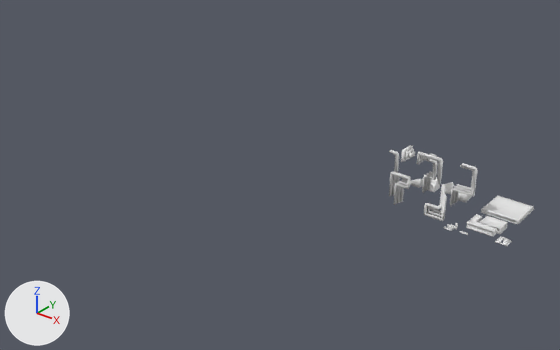
A saved change to the OBJ model FYP/Assets/Models/Props/PropsPack1_CrystalFormations.obj.
Before and after are seen from a 50 mm camera at (12350.0, -8588.0, 6202.0) aimed at (1223.0, 5321.0, -2421.0). The axes (+X, +Y, +Z) are drawn at lower left. The lights are the same throughout. Where no turn or scale is listed for an object, it has been applied to the vertices.

Names of what the first picture shows: 'CrystalShapeA020', 'CrystalShapeAB001', 'CrystalShapeB037', 'CrystalShapeF062', 'CrystalShapeG062', 'CrystalShapeH062', 'CrystalShapeI062', 'CrystalShapeJ037', 'CrystalShapeK001', 'CrystalShapeL046', 'CrystalShapeM037', 'CrystalShapeN037', 'CrystalShapeP036', 'FormationShapeH023'.
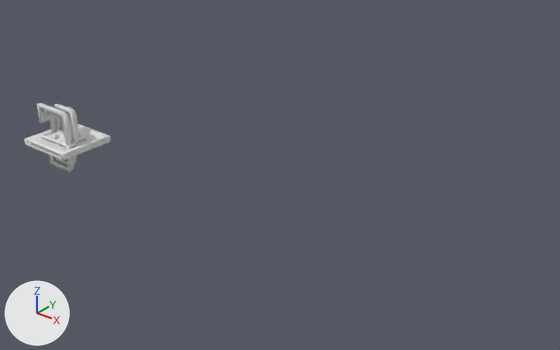
Changed parts and their boxes [x1, y1, x2, y2] in the pictures (560 x 350 px):
'CrystalShapeAB001', mesh moved
    before: [481, 195, 534, 225]
    after: [24, 124, 111, 160]
'CrystalShapeL046', mesh moved
    before: [417, 152, 443, 193]
    after: [37, 103, 77, 164]
'CrystalShapeM037', mesh moved
    before: [389, 172, 411, 205]
    after: [50, 113, 77, 160]
'FormationShapeH023', mesh moved
    before: [450, 163, 478, 206]
    after: [54, 104, 79, 172]
'CrystalShapeN037', mesh moved
    before: [424, 184, 447, 221]
    after: [49, 134, 76, 172]
'CrystalShapeB037', mesh moved
    before: [466, 214, 497, 237]
    after: [41, 132, 76, 149]
'CrystalShapeA020', mesh moved
    before: [480, 216, 508, 234]
    after: [47, 133, 88, 143]
'CrystalShapeK001', mesh moved
    before: [401, 145, 415, 162]
    after: [52, 132, 60, 140]
'CrystalShapeF062', mesh moved
    before: [458, 186, 472, 203]
    after: [59, 131, 82, 141]
'CrystalShapeG062', mesh moved (not visible afterwards)
    before: [427, 177, 440, 192]
'CrystalShapeJ037', mesh moved (not visible afterwards)
    before: [389, 150, 399, 173]
'CrystalShapeI062', mesh moved (not visible afterwards)
    before: [410, 179, 423, 188]
'CrystalShapeP036', mesh moved (not visible afterwards)
    before: [495, 237, 512, 246]
'CrystalShapeH062', mesh moved (not visible afterwards)
    before: [445, 182, 454, 194]

What changed in the scene script:
```text
Change me_crystalshapea020:
    where me_crystalshapea020.from_pydata(...)  # 56 vertices, 54 faces; spans x 4277.0..4944.0, y 11140.0..11619.0, z -5464.0..-5252.0
    me_crystalshapea020 part 1: the whole mesh is moved by (-4610.0, -11379.0, 5358.0)
Change me_crystalshapeab001:
    where me_crystalshapeab001.from_pydata(...)  # 56 vertices, 54 faces; spans x 3905.0..5123.0, y 12017.0..13199.0, z -5454.0..-5322.0
    me_crystalshapeab001 part 2: the whole mesh is moved by (-4514.0, -12608.0, 5388.0)
Change me_crystalshapeb037:
    where me_crystalshapeb037.from_pydata(...)  # 138 vertices, 142 faces; spans x 3973.0..4852.0, y 10869.0..11511.0, z -5464.0..-5252.0
    me_crystalshapeb037 part 3: the whole mesh is moved by (-4413.0, -11190.0, 5358.0)
Change me_crystalshapef062:
    where me_crystalshapef062.from_pydata(...)  # 44 vertices, 46 faces; spans x 2866.0..3287.0, y 12306.0..12773.0, z -5452.0..-5080.0
    me_crystalshapef062 part 4: the whole mesh is moved by (-3076.0, -12539.0, 5266.0)
Change me_crystalshapeg062:
    where me_crystalshapeg062.from_pydata(...)  # 48 vertices, 50 faces; spans x 1766.0..2178.0, y 12161.0..12599.0, z -5372.0..-4965.0
    me_crystalshapeg062 part 5: the whole mesh is moved by (-1972.0, -12380.0, 5169.0)
Change me_crystalshapeh062:
    where me_crystalshapeh062.from_pydata(...)  # 42 vertices, 43 faces; spans x 2284.0..2721.0, y 12262.0..12594.0, z -5372.0..-4972.0
    me_crystalshapeh062 part 6: the whole mesh is moved by (-2503.0, -12428.0, 5172.0)
Change me_crystalshapei062:
    where me_crystalshapei062.from_pydata(...)  # 24 vertices, 24 faces; spans x 1247.0..1655.0, y 12201.0..12651.0, z -5392.0..-5063.0
    me_crystalshapei062 part 7: the whole mesh is moved by (-1451.0, -12426.0, 5227.0)
Change me_crystalshapej037:
    where me_crystalshapej037.from_pydata(...)  # 42 vertices, 33 faces; spans x 862.0..1199.0, y 11375.0..11593.0, z -5063.0..-3946.0
    me_crystalshapej037 part 8: the whole mesh is moved by (-1031.0, -11484.0, 4505.0)
Change me_crystalshapek001:
    where me_crystalshapek001.from_pydata(...)  # 58 vertices, 54 faces; spans x 1374.0..1629.0, y 11264.0..11801.0, z -4152.0..-3763.0
    me_crystalshapek001 part 9: the whole mesh is moved by (-1502.0, -11533.0, 3957.0)
Change me_crystalshapel046:
    where me_crystalshapel046.from_pydata(...)  # 120 vertices, 111 faces; spans x 1934.0..2788.0, y 11255.0..11873.0, z -5214.0..-3660.0
    me_crystalshapel046 part 10: the whole mesh is moved by (-2361.0, -11564.0, 4437.0)
Change me_crystalshapem037:
    where me_crystalshapem037.from_pydata(...)  # 91 vertices, 78 faces; spans x 1358.0..2028.0, y 10684.0..10947.0, z -5402.0..-4297.0
    me_crystalshapem037 part 11: the whole mesh is moved by (-1693.0, -10816.0, 4850.0)
Change me_crystalshapen037:
    where me_crystalshapen037.from_pydata(...)  # 96 vertices, 90 faces; spans x 2625.0..3295.0, y 10681.0..11205.0, z -5395.0..-4341.0
    me_crystalshapen037 part 12: the whole mesh is moved by (-2960.0, -10943.0, 4868.0)
Change me_crystalshapep036:
    where me_crystalshapep036.from_pydata(...)  # 260 vertices, 286 faces; spans x 5012.0..5395.0, y 10615.0..10965.0, z -5465.0..-5337.0
    me_crystalshapep036 part 13: the whole mesh is moved by (-5204.0, -10790.0, 5401.0)
Change me_formationshapeh023:
    where me_formationshapeh023.from_pydata(...)  # 66 vertices, 57 faces; spans x 3069.0..3810.0, y 11517.0..11735.0, z -5284.0..-3760.0
    me_formationshapeh023 part 14: the whole mesh is moved by (-3440.0, -11626.0, 4522.0)
```
